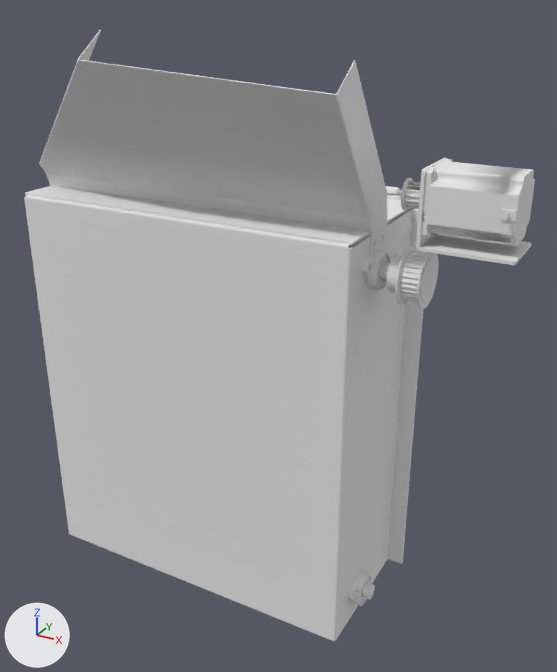
A saved change to the OBJ model Assets/models/untitled7.obj.
Rendered twice from a camera (50 mm lens) standing at (666.0, -543.0, 654.0) and looking at (291.0, 140.0, 312.0). Every picture has the same lights, and +X, +Y and +Z are marked at lower left. Where no turn or scale is listed for an object, it has been applied to the vertices.

Names of what the first picture shows: '011-1A090'.
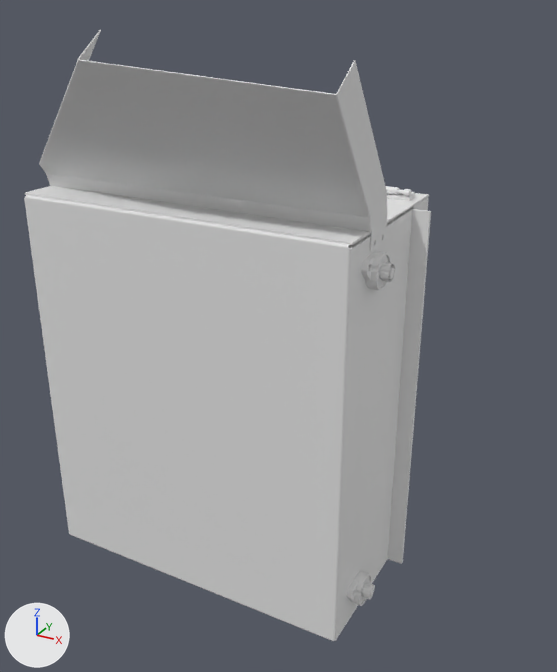
The newer file is also turned or shifted as a whole; pictures and numbers use the older file's frame.

Changed parts and their boxes [x1, y1, x2, y2] in the pictures (557 x 672 px):
'011-1A090', reshaped (20% narrower): before [24, 30, 535, 641]; after [24, 30, 431, 641]
part 1 of me_011_1a090, deleted: before [387, 158, 535, 309]
part 2 of me_011_1a090, built on: before [370, 274, 430, 597]; after [370, 268, 394, 597]

Patch to the scene script:
```diff
--- a/Assets/models/untitled7.obj.py
+++ b/Assets/models/untitled7.obj.py
@@ me_011_1a090 @@
 # used by ob_011_1a090; location = (0.0, 0.0, 0.0)
-me_011_1a090.from_pydata(...)  # 19132 vertices, 29300 faces; spans x 0.0..549.0, y 0.0..264.0, z 0.0..627.0
-me_011_1a090.materials.append(mat_none)  # white #e7e7e7
+me_011_1a090.from_pydata(...)  # 12072 vertices, 18271 faces; spans x 0.0..430.0, y 0.0..264.0, z 0.0..627.0
+# me_011_1a090 part 1: 12 loose pieces with 7134 vertices, spanning x 431.0..549.0, y 48.0..135.0, z 390.0..526.0, are deleted
+# me_011_1a090 part 2
+# 40 vertices are removed from x 430.0..465.0, y 103.0..113.0, z 38.0..423.0
+# 225 faces are deleted
+# 4 vertices move within x 430.0, y 103.0..109.0, z 33.0..43.0
+# 30 vertices are added at x 430.0, y 103.0..113.0, z 33.0..423.0
+# 84 new vertices lie (430.0, 0.0, 0.0) away from vertices in x 0.0, y 103.0..113.0, z 33.0..423.0
+# 373 new faces join them
```
